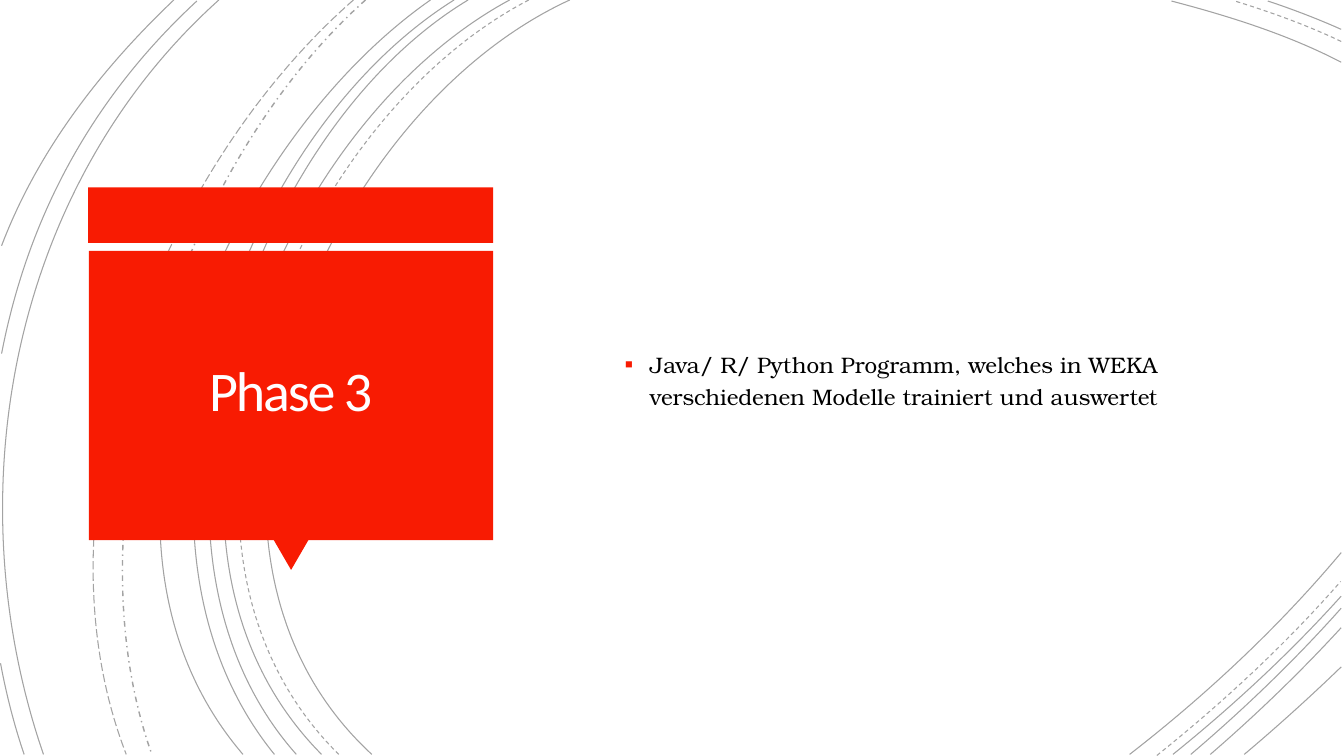
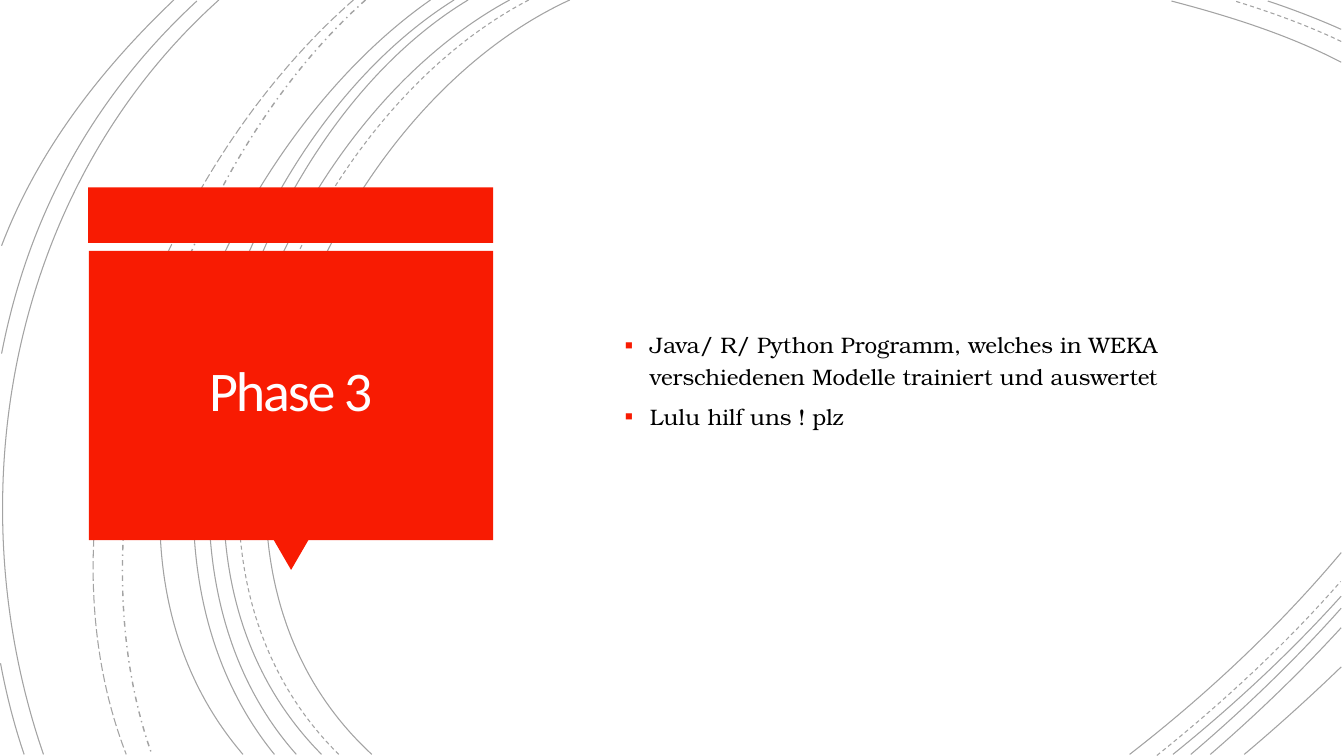
Before and after one commit to OstfriesenBI/PredmiRNA, a slide deck: slide 10 of presentation/projectpresentation.pptx. Drawn at 1344x756 pixels with LibreOffice and Linux fonts; fonts in the diff are those of the drawing. Boxes give left, top, right and bottom in pixels: in the first picture for what was removed or moved away, otherwise in the second. Text is boxed around its words. In the diff, an @@ line names an element or a change of style, - is before the commit and + after.

```diff
--- a/presentation/projectpresentation.pptx
+++ b/presentation/projectpresentation.pptx
@@ text at (650,408,843,430): paragraph added @@
+  ▪ Lulu hilf uns ! plz
```
Also in this commit, not shown: 2 other slides changed, 10 slides added, 2 slides removed.
